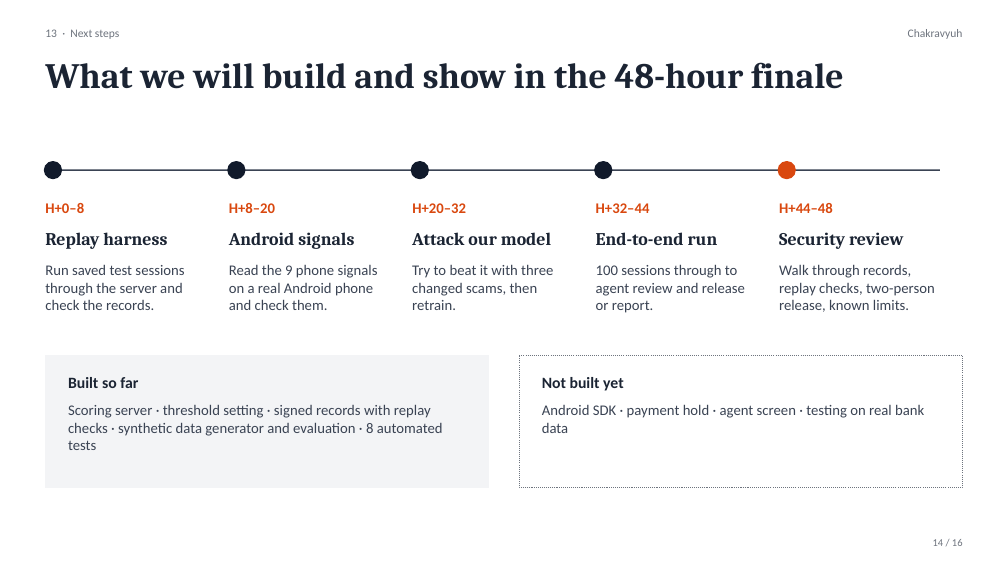
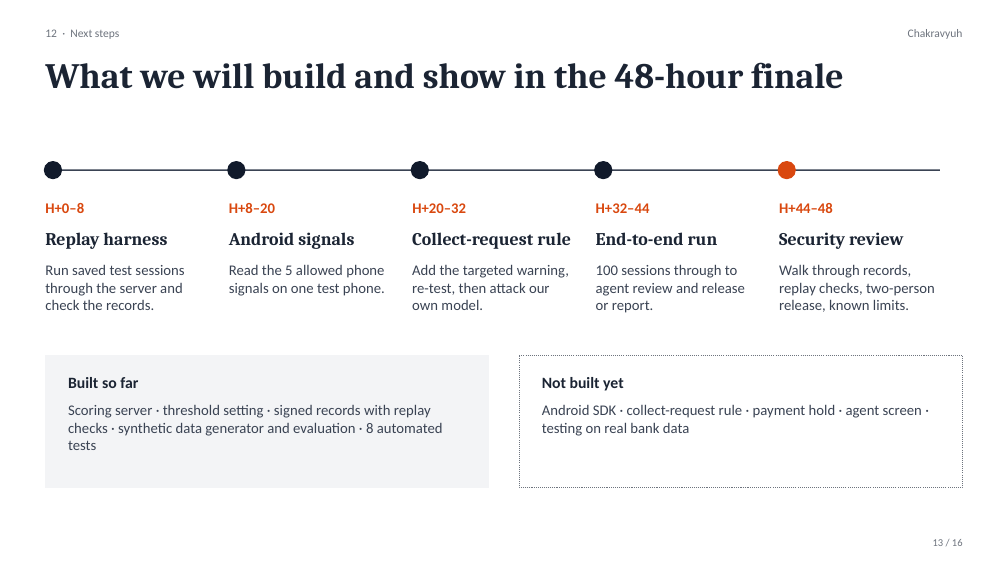
Before and after one commit to MathewsV-Manoj/Amazon-x-IITD, a slide deck: slide 13 of submission/ppt/Chakravyuh_RAKSHAM_Round1.pptx (slide 14 before the commit). Drawn at 1008x567 pixels with LibreOffice and Linux fonts; fonts in the diff are those of the drawing. Boxes give left, top, right and bottom in pixels: in the first picture for what was removed or moved away, otherwise in the second. Text is boxed around its words. In the diff, an @@ line names an element or a change of style, - is before the commit and + after.

```diff
--- a/submission/ppt/Chakravyuh_RAKSHAM_Round1.pptx
+++ b/submission/ppt/Chakravyuh_RAKSHAM_Round1.pptx
@@ text at box(412, 232, 571, 249): text changed @@
-Attack our model
+Collect-request rule
@@ text at box(229, 264, 385, 296): text changed @@
-Read the 9 phone signals on a real Android phone and check them.
+Read the 5 allowed phone signals on one test phone.
@@ text at box(412, 264, 569, 310): text changed @@
-Try to beat it with three changed scams, then retrain.
+Add the targeted warning, re-test, then attack our own model.
@@ text at box(542, 404, 922, 436): text changed @@
-Android SDK · payment hold · agent screen · testing on real bank data
+Android SDK · collect-request rule · payment hold · agent screen · testing on real bank data
```
Also in this commit, not shown: 8 other slides changed, 4 slides added, 4 slides removed, 7 other files.
